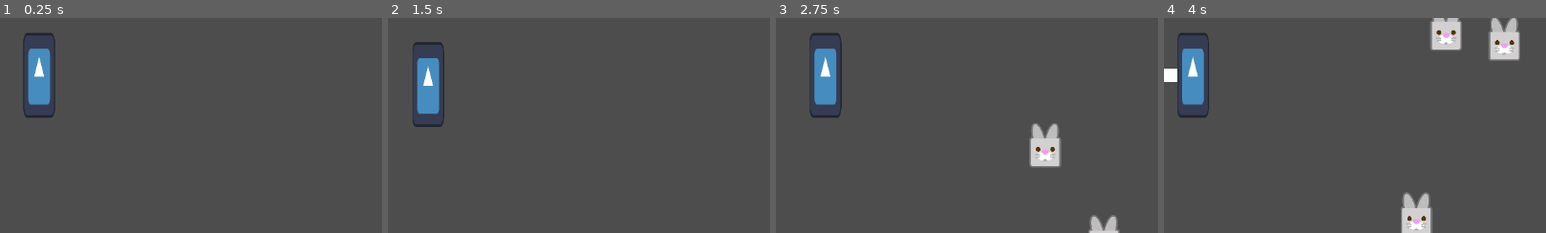
Above: before the commit, frames 1-4 (left to right).
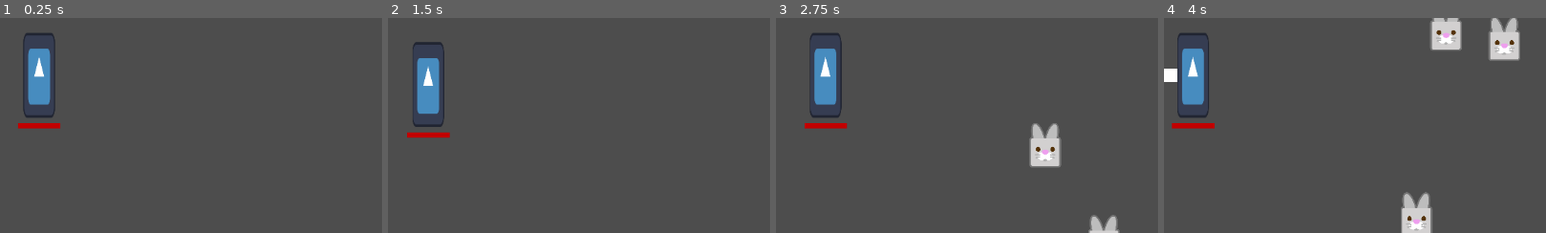
Above: after the commit, the same moments.

Repository: Boushitou/Q3_Nil_Survivor
Game: Godot game, scene res://Scenes/main_game.tscn
Same seed, same stepped clock (60 frames per second), same inputs: the game is played once before the commit and once after it. The engine's default icon, where the game draws it, is replaced by a stand-in: a white triangle on a blue panel in a dark square.
Inputs (mouse positions are % of the whole screen's width and height, from its top left):
- Up to frame 1 (0.25 s): no input
- Up to frame 2 (1.5 s): tap Enter at 0.5 s; move the mouse to (72, 45) at 0.52 s; hold D (move_right) 0.53-1.28 s; move the mouse to (30, 55) at 1.27 s; hold S (move_down) from 1.28 s (still down)
- Up to frame 3 (2.75 s): move the mouse to (95, 72) at 2.02 s; release S (move_down) at 2.03 s; hold D (move_right) from 2.03 s (still down)
- Up to frame 4 (4 s): move the mouse to (85, 11) at 2.77 s; release D (move_right) at 2.78 s; hold W (move_up) 2.78-3.53 s; move the mouse to (86, 37) at 3.52 s; hold Q (move_left) from 3.53 s (still down)
The pictures show only the part of the screen within x 45-95%, y 37-87%; the shares and areas given below are measured in that part.

The runs differ from the first frame. In frame 1, 0.3% of the frame differs, in the area x 4-16%, y 48-52%; in frame 2, 0.2%; in frame 3, 0.3%; in frame 4, 0.3%, in the area x 2-14%, y 48-52%.

Commit message:
Fixed health related passive item that were not updating correctly the stat.

Diff:
--- a/Data/Items/Passives/2_wedjat_eye.tres
+++ b/Data/Items/Passives/2_wedjat_eye.tres
@@ -15,7 +15,7 @@
 }, {
 "health_regeneration": 1
 }])
-is_multiplicative = true
+is_multiplicative = false
 ID = 2
 name = "Wedjat Eye"
 descriptions = Array[String](["Increases health regeneration by 1 hp / sec", "Increases health regeneration by 1 hp / sec", "Increases health regeneration by 1 hp / sec", "Increases health regeneration by 1 hp / sec", "Increases health regeneration by 1 hp / sec"])
--- a/Data/Items/Weapons/8_kopesh.tres
+++ b/Data/Items/Weapons/8_kopesh.tres
@@ -9,7 +9,7 @@
 area = Array[Vector2]([Vector2(100, 20), Vector2(200, 30), Vector2(300, 40)])
 projectile_speed = Array[float]([0.0, 0.0, 0.0])
 hit_delay = Array[float]([10.0, 10.0, 10.0])
-duration = Array[float]([0.1, 0.1, 0.1])
+duration = Array[float]([0.05, 0.05, 0.05])
 ID = 8
 name = "Kopesh"
 descriptions = Array[String](["First description", "Second description", "Third description"])
--- a/Scenes/Player.tscn
+++ b/Scenes/Player.tscn
@@ -7,7 +7,9 @@
 [ext_resource type="Script" path="res://Scripts/Player/PlayerCollisions.gd" id="5_b0aba"]
 [ext_resource type="Script" path="res://Scripts/Player/XPCollision.gd" id="5_e4ahy"]
 [ext_resource type="Script" path="res://Scripts/Systems/Health.gd" id="6_lf85x"]
+[ext_resource type="Texture2D" uid="uid://cwok782vrw060" path="res://Assets/Square.png" id="7_77ed3"]
 [ext_resource type="Script" path="res://Scripts/Items/Inventory.gd" id="7_mn01f"]
+[ext_resource type="Script" path="res://Scripts/Systems/HealthBar.gd" id="8_y1rp1"]
 [ext_resource type="Script" path="res://Scripts/Player/PlayerAttack.gd" id="9_4gebf"]
 [ext_resource type="Resource" uid="uid://c7p64if204yio" path="res://Data/Items/Weapons/8_kopesh.tres" id="10_3t0p2"]
 
@@ -25,7 +27,6 @@
 collision_mask = 6
 script = ExtResource("2_jhwxv")
 player_stats = NodePath("../PlayerStats")
-DASH_FORCE = 3000.0
 
 [node name="BodyCollision" type="CollisionShape2D" parent="Body" node_paths=PackedStringArray("health")]
 position = Vector2(0, -0.5)
@@ -45,6 +46,7 @@
 script = ExtResource("5_e4ahy")
 
 [node name="XpOrbDetector" type="CollisionShape2D" parent="Body/XpArea"]
+position = Vector2(8, 0)
 shape = SubResource("CircleShape2D_2iisx")
 
 [node name="PlayerAttack" type="Node" parent="Body" node_paths=PackedStringArray("inventory", "player_movement", "player_stats")]
@@ -52,6 +54,30 @@
 inventory = NodePath("../../Inventory")
 player_movement = NodePath("..")
 player_stats = NodePath("../../PlayerStats")
+
+[node name="Control" type="Control" parent="Body"]
+layout_mode = 3
+anchors_preset = 0
+offset_left = -24.0
+offset_top = 64.0
+offset_right = 24.0
+offset_bottom = 112.0
+
+[node name="TextureProgressBar" type="TextureProgressBar" parent="Body/Control" node_paths=PackedStringArray("health")]
+layout_mode = 0
+offset_left = -8.0
+offset_top = 8.0
+offset_right = 56.0
+offset_bottom = 16.0
+mouse_filter = 2
+value = 60.0
+nine_patch_stretch = true
+texture_under = ExtResource("7_77ed3")
+texture_progress = ExtResource("7_77ed3")
+tint_under = Color(0, 0, 0, 1)
+tint_progress = Color(0.756863, 0, 0, 1)
+script = ExtResource("8_y1rp1")
+health = NodePath("../../../Health")
 
 [node name="PlayerStats" type="Node" parent="." node_paths=PackedStringArray("health")]
 script = ExtResource("4_jjtk5")
@@ -64,7 +90,7 @@
 
 [node name="Health" type="Node" parent="."]
 script = ExtResource("6_lf85x")
-total_health = 10
+total_health = 30
 
 [node name="Inventory" type="Node" parent="." node_paths=PackedStringArray("player_stats")]
 process_priority = -1
--- a/Scripts/Enemies/Enemy.gd
+++ b/Scripts/Enemies/Enemy.gd
@@ -142,12 +142,7 @@
 	return stats.power
 
 
-func _on_mouse_entered():
-	return
-	stats.health.take_damage(10)
-	#print("inflicted damage !")
-
-
 func _on_enemy_died():
 	stats.health.disconnect("has_died", _on_enemy_died)
 	enemies_manager.remove_enemy(self, last_cell)
+	print("enemy died.")
--- a/Scripts/Enemies/EnemySpawner.gd
+++ b/Scripts/Enemies/EnemySpawner.gd
@@ -39,7 +39,7 @@
 
 
 func _process(delta):
-	if !can_spawn:
+	if !can_spawn or player_node == null:
 		return
 
 	time_since_last_spawn += delta
--- a/Scripts/Items/Experience.gd
+++ b/Scripts/Items/Experience.gd
@@ -22,6 +22,7 @@
 func _process(delta: float) -> void:
 	if not is_absorbed:
 		return
+
 	move_toward_player(delta)
 
 
@@ -41,7 +42,7 @@
 
 
 func move_toward_player(delta : float):
-	if not target:
+	if target == null:
 		return
 
 	var distance = old_target_pos.distance_to(target.global_position)
--- a/Scripts/Items/XpOrbManager.gd
+++ b/Scripts/Items/XpOrbManager.gd
@@ -53,6 +53,9 @@
 
 #if the orbs are too far away we get them closer to the player
 func relocate_orbs():
+	if player_node == null:
+		return
+
 	for o in orbs:
 		var distance_to_player = o.global_position.distance_squared_to(player_node.global_position)
 		var distance_respawn = camera.get_spawn_distance(50)
--- a/Scripts/Player/PlayerAttack.gd
+++ b/Scripts/Player/PlayerAttack.gd
@@ -31,7 +31,6 @@
 		if not w.item is Weapon:
 			continue
 		if weapons_cooldown[w.ID] <= 0.0:
-			print("attacking !")
 			var player : Node2D = get_parent()
 			w.attack(player.global_position, player_movement.current_attack_direction)
 			weapons_cooldown[w.ID] = w.item.atk_speed[w.level - 1]
--- a/Scripts/Player/PlayerStats.gd
+++ b/Scripts/Player/PlayerStats.gd
@@ -63,8 +63,10 @@
 			stats[stat_name] = value
 			stats[stat_name] = 0 if stats[stat_name] < 0 else stats[stat_name]
 
-			if stat_name == "health" or stat_name == "health_regeneration":
-				update_health_values()
+			if stat_name == "health":
+				health.upgrade_health(value)
+			elif stat_name == "health_regeneration":
+				health.upgrate_health_regeneration(value)
 
 
 func get_stat_value(stat_name : String):
@@ -75,10 +77,5 @@
 		return 0
 
 
-func update_health_values():
-	health.total_health = get_stat_value("health")
-	health.health_regeneration = get_stat_value("health_regeneration")
-
-
 func player_death():
 	get_parent().queue_free()
--- a/Scripts/Systems/CameraFollow.gd
+++ b/Scripts/Systems/CameraFollow.gd
@@ -35,6 +35,9 @@
 
 
 func get_spawn_position(spawn_distance : float) -> Vector2:
+	if target == null:
+		return Vector2.ZERO
+
 	var angle = randf() * TAU
 	var spawn_offset = Vector2(cos(angle), sin(angle)) * spawn_distance
 	var spawn_position = target.global_position + spawn_offset
--- a/Scripts/Systems/Health.gd
+++ b/Scripts/Systems/Health.gd
@@ -10,6 +10,8 @@
 var regeneration_timer = 0.0
 
 signal has_died
+signal change_health_signal(current_health : int)
+signal health_upgrade_signal(total_health : int)
 
 func _ready():
 	current_health = total_health
@@ -35,6 +37,7 @@
 		current_health = 0
 		death()
 
+	change_health_signal.emit(current_health)
 
 func heal(amount : int):
 	if is_dead:
@@ -46,6 +49,7 @@
 
 func upgrade_health(amount : int):
 	total_health += amount
+	health_upgrade_signal.emit(total_health)
 
 
 func upgrate_health_regeneration(amount : int):
@@ -60,7 +64,7 @@
 	if regeneration_timer >= regeneration_time:
 		regeneration_timer = 0
 		heal(health_regeneration)
-		print("health regenerated by ", health_regeneration, " current health: ", current_health)
+		change_health_signal.emit(current_health)
 
 
 func death():
--- /dev/null
+++ b/Scripts/Systems/HealthBar.gd
@@ -0,0 +1,19 @@
+extends TextureProgressBar
+class_name HealthBar
+
+@export var health : Health
+
+
+func _ready() -> void:
+	health.connect("change_health_signal", update_texture_value)
+	health.connect("health_upgrade_signal", update_texture_max_value)
+	max_value = health.total_health
+	value = max_value
+
+
+func update_texture_value(current_health : int):
+	value = current_health
+
+
+func update_texture_max_value(total_health : int):
+	max_value = total_health
--- a/Scripts/Utils/Utilities.gd
+++ b/Scripts/Utils/Utilities.gd
@@ -1,6 +1,5 @@
+extends Node
 class_name Utilities
-
-extends Node
 
 #optimized lerp by Freya Holmer
 static func exp_decay(a, b, decay, delta):
Not shown: 1 places in Scenes/Player.tscn that only renumber resources
